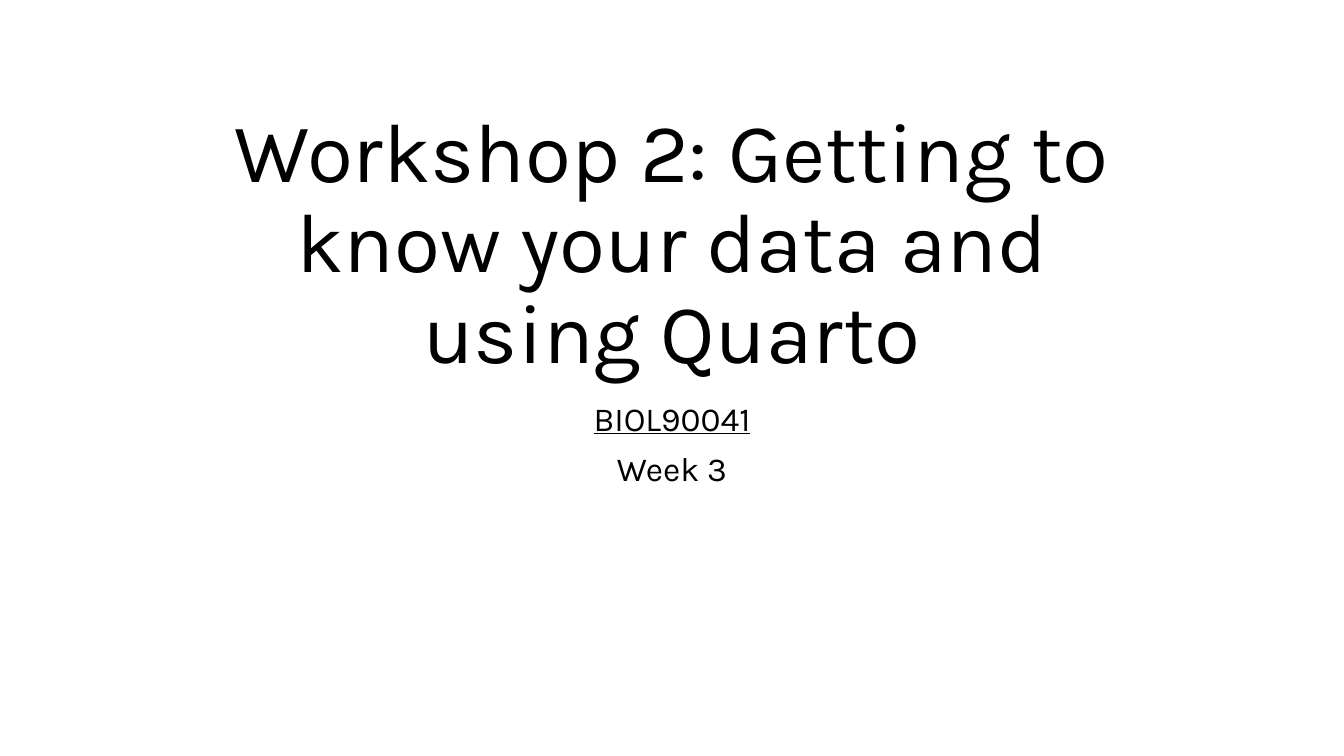
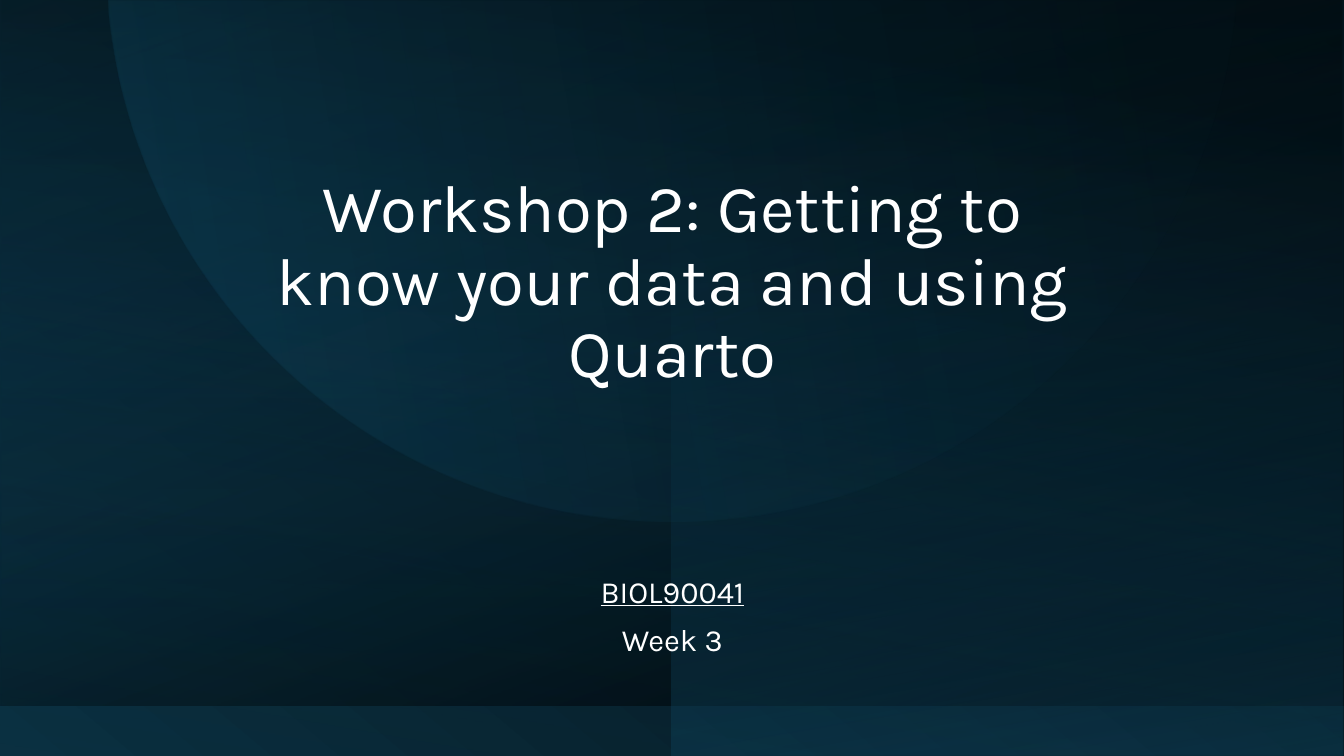
Before and after one commit to kris-wild/BIOL90041, a slide deck: slide 1 of Week_3/Workshop/Workshop_2.pptx. Drawn at 1344x756 pixels with LibreOffice and Linux fonts; fonts in the diff are those of the drawing. Boxes give left, top, right and bottom in pixels: in the first picture for what was removed or moved away, otherwise in the second. Text is boxed around its words. In the diff, an @@ line names an element or a change of style, - is before the commit and + after.

```diff
--- a/Week_3/Workshop/Workshop_2.pptx
+++ b/Week_3/Workshop/Workshop_2.pptx
@@ rectangle added at <box>0,0,1344,756</box>, fill gradient #0B3041 to #000000 @@
@@ rectangle added at <box>0,0,1344,706</box>, fill gradient #104862 to #000000 @@
@@ rectangle added at <box>0,0,1343,756</box>, fill gradient #000000 to #104862 @@
@@ rectangle added at <box>1,0,1342,756</box>, fill gradient #0B3041 to #000000 @@
@@ freeform shape added at <box>109,0,1235,521</box>, fill gradient #0B3041 to #156082 @@
@@ rectangle added at <box>673,0,1344,756</box>, fill gradient #0B3041 to #104862 @@
@@ title "Workshop 2: Getting to know ...": place and size @@
-title "Workshop 2: Getting to know ..." at <box>235,124,1108,383</box>
+title "Workshop 2: Getting to know ..." at <box>277,185,1067,389</box>
@@ title "Workshop 2: Getting to know ..." at <box>277,185,1067,389</box>: size 60 to 48 pt, text colour #000000 to #FFFFFF; vertical alignment bottom to middle @@
@@ subtitle "BIOL90041": place and size @@
-subtitle "BIOL90041" at <box>594,409,751,482</box>
+subtitle "BIOL90041" at <box>601,583,745,652</box>
@@ subtitle "BIOL90041" at <box>601,583,745,652</box>: size 24 to 22 pt, text colour #000000 to #FFFFFF; vertical alignment top to middle @@
```
Also in this commit, not shown: 9 other slides changed, 1 slide removed, 11 other files.
